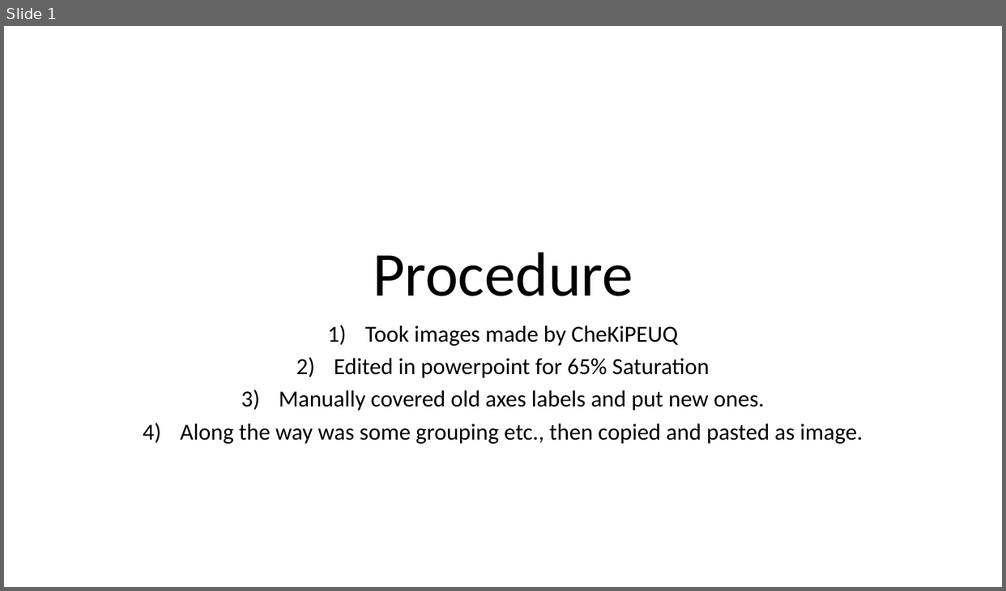
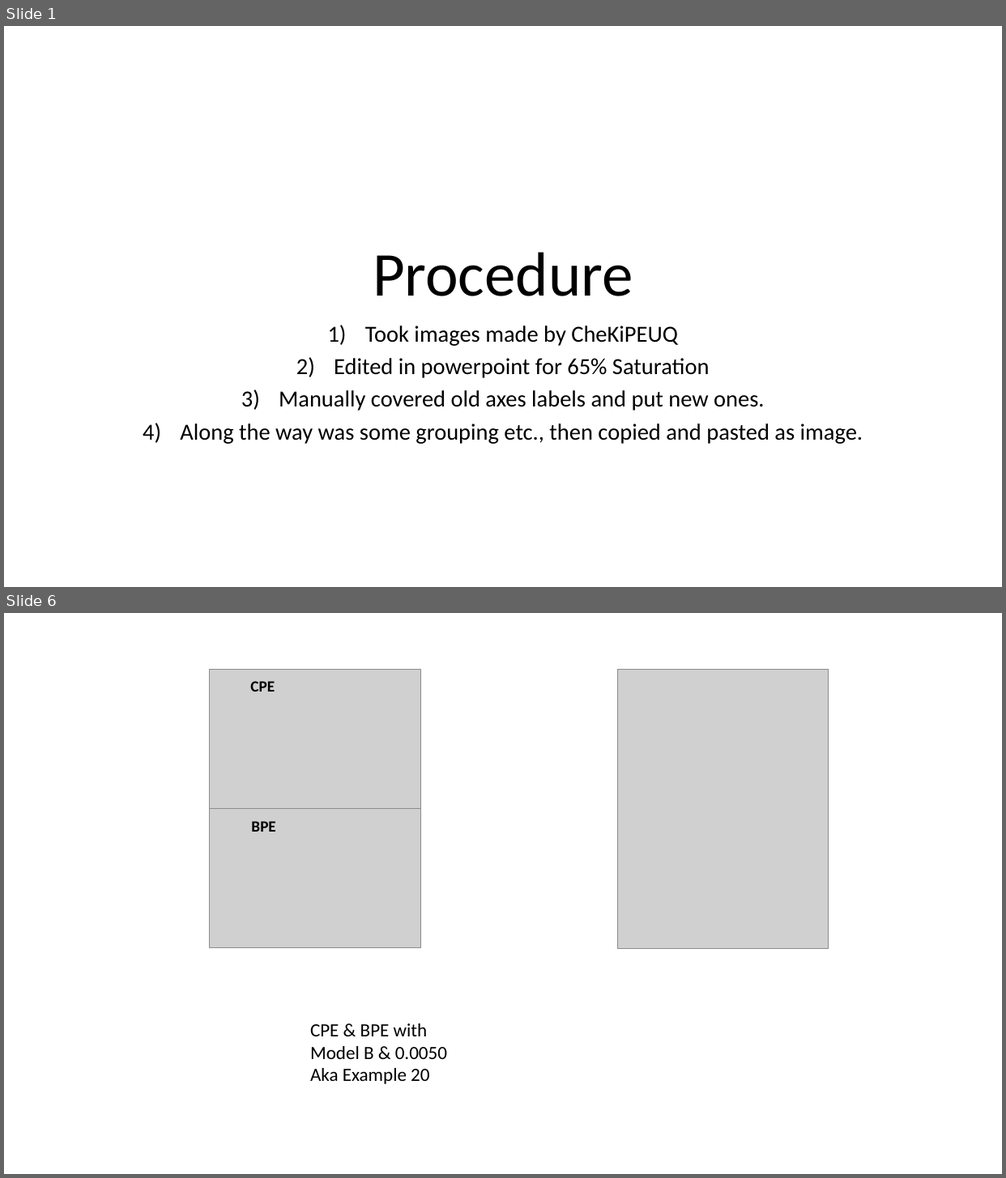
Before and after one commit to AdityaSavara/PEUQSE, a slide deck: Examples/Example19/0-ConsolidatedResultsExample19toExample21_optimized_map_mcmc_images.pptx. Shown one above the other, each under a label of ours: slide 1 before the commit, slides 1 and 6 after it; the slides between them are not shown. The pictures are 1006x591 and 1006x1178 pixels, drawn with LibreOffice and Linux fonts; fonts in the diff are those of the drawing; grey boxes stand for pictures. Boxes give left, top, right and bottom in pixels: in the first picture for what was removed or moved away, otherwise in the second. Text is boxed around its words. In the diff, an @@ line names an element or a change of style, - is before the commit and + after.

```diff
--- a/Examples/Example19/0-ConsolidatedResultsExample19toExample21_optimized_map_mcmc_images.pptx
+++ b/Examples/Example19/0-ConsolidatedResultsExample19toExample21_optimized_map_mcmc_images.pptx
@@ slide 6 added at bbox=[4, 613, 1002, 1174], background #FFFFFF @@
@@ picture added at bbox=[210, 670, 421, 809] @@
@@ text added at bbox=[250, 681, 275, 692], 15 pt, text #000000, bold @@
+CPE
@@ picture added at bbox=[617, 670, 829, 949] @@
@@ picture added at bbox=[210, 809, 421, 948] @@
@@ text added at bbox=[251, 821, 275, 832], 15 pt, text #000000, bold @@
+BPE
@@ text added at bbox=[310, 1024, 447, 1084], 18 pt, text #000000 @@
+CPE & BPE with Model B & 0.0050
+Aka Example 20
```
Also in this commit, not shown: 3 slides changed, 2 other slides added, 8 other files.
